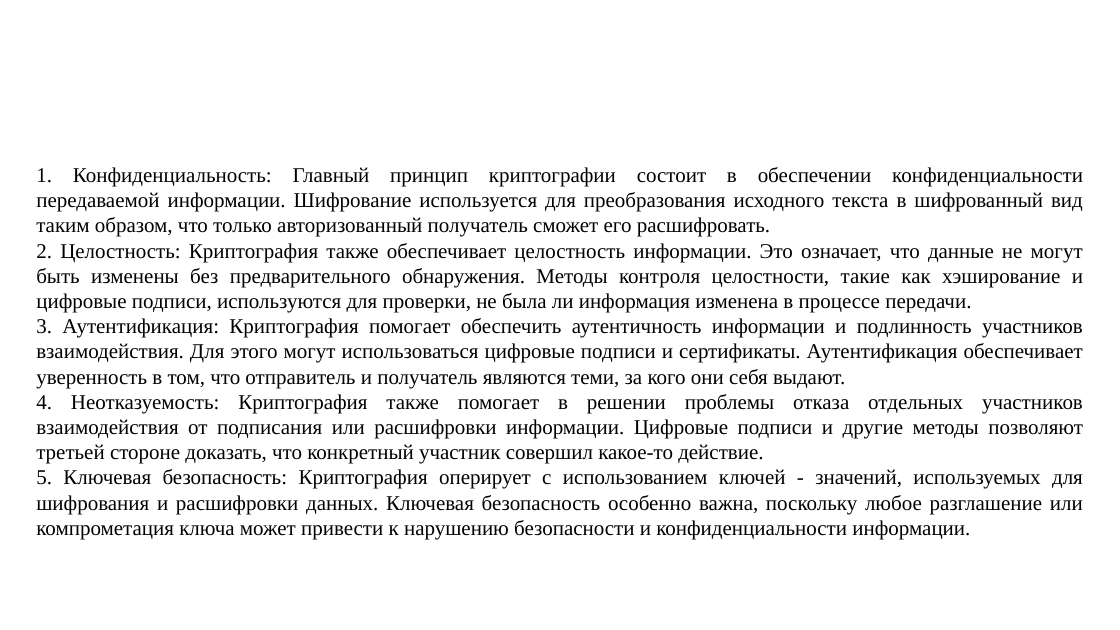
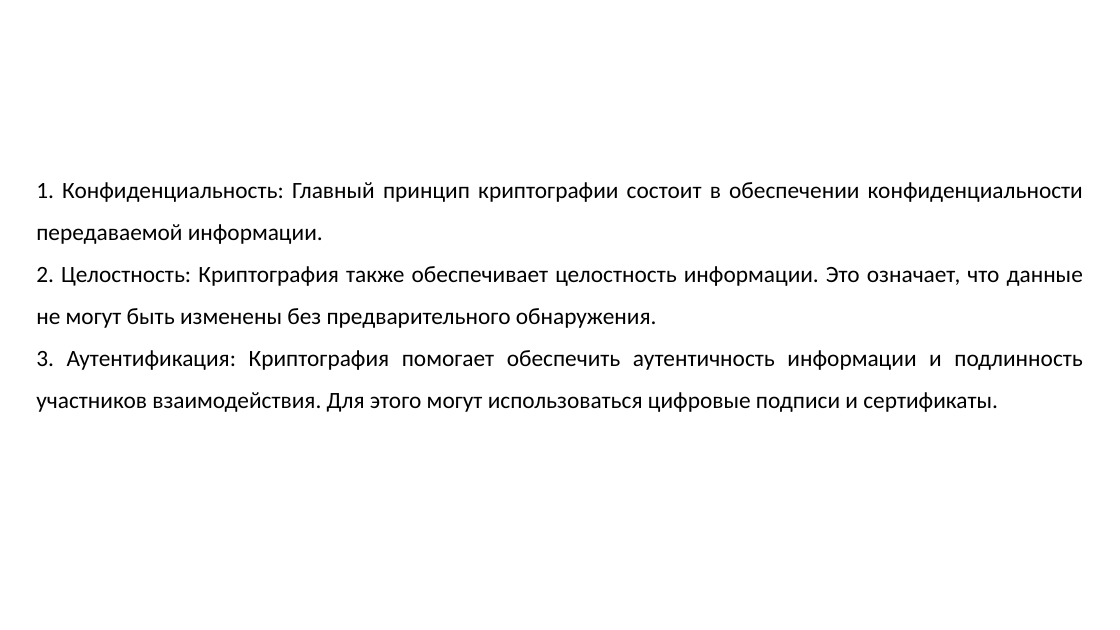
Before and after one commit to rad1anttt/diplom-_-, a slide deck: slide 8 of rad1anttt презентация.pptx (slide 7 before the commit). Drawn at 1120x630 pixels with LibreOffice and Linux fonts; fonts in the diff are those of the drawing; background and template pictures are left out. Boxes give left, top, right and bottom in pixels: in the first picture for what was removed or moved away, otherwise in the second. Text is boxed around its words. In the diff, an @@ line names an element or a change of style, - is before the commit and + after.

```diff
--- a/rad1anttt презентация.pptx
+++ b/rad1anttt презентация.pptx
@@ text at [36,182,1083,412]: text changed; size 18 to 20 pt; font Times New Roman to Calibri @@
-1. Конфиденциальность: Главный принцип криптографии состоит в обеспечении конфиденциальности передаваемой информации. Шифрование используется для преобразования исходного текста в шифрованный вид таким образом, что только авторизованный получатель сможет его расшифровать.
-2. Целостность: Криптография также обеспечивает целостность информации. Это означает, что данные не могут быть изменены без предварительного обнаружения. Методы контроля целостности, такие как хэширование и цифровые подписи, используются для проверки, не была ли информация изменена в процессе передачи.
-3. Аутентификация: Криптография помогает обеспечить аутентичность информации и подлинность участников взаимодействия. Для этого могут использоваться цифровые подписи и сертификаты. Аутентификация обеспечивает уверенность в том, что отправитель и получатель являются теми, за кого они себя выдают.
-4. Неотказуемость: Криптография также помогает в решении проблемы отказа отдельных участников взаимодействия от подписания или расшифровки информации. Цифровые подписи и другие методы позволяют третьей стороне доказать, что конкретный участник совершил какое-то действие.
-5. Ключевая безопасность: Криптография оперирует с использованием ключей - значений, используемых для шифрования и расшифровки данных. Ключевая безопасность особенно важна, поскольку любое разглашение или компрометация ключа может привести к нарушению безопасности и конфиденциальности информации.
+1. Конфиденциальность: Главный принцип криптографии состоит в обеспечении конфиденциальности передаваемой информации.
+2. Целостность: Криптография также обеспечивает целостность информации. Это означает, что данные не могут быть изменены без предварительного обнаружения.
+3. Аутентификация: Криптография помогает обеспечить аутентичность информации и подлинность участников взаимодействия. Для этого могут использоваться цифровые подписи и сертификаты.
```
Also in this commit, not shown: 16 other slides changed, 7 slides added, 2 slides removed, 1 other file.
